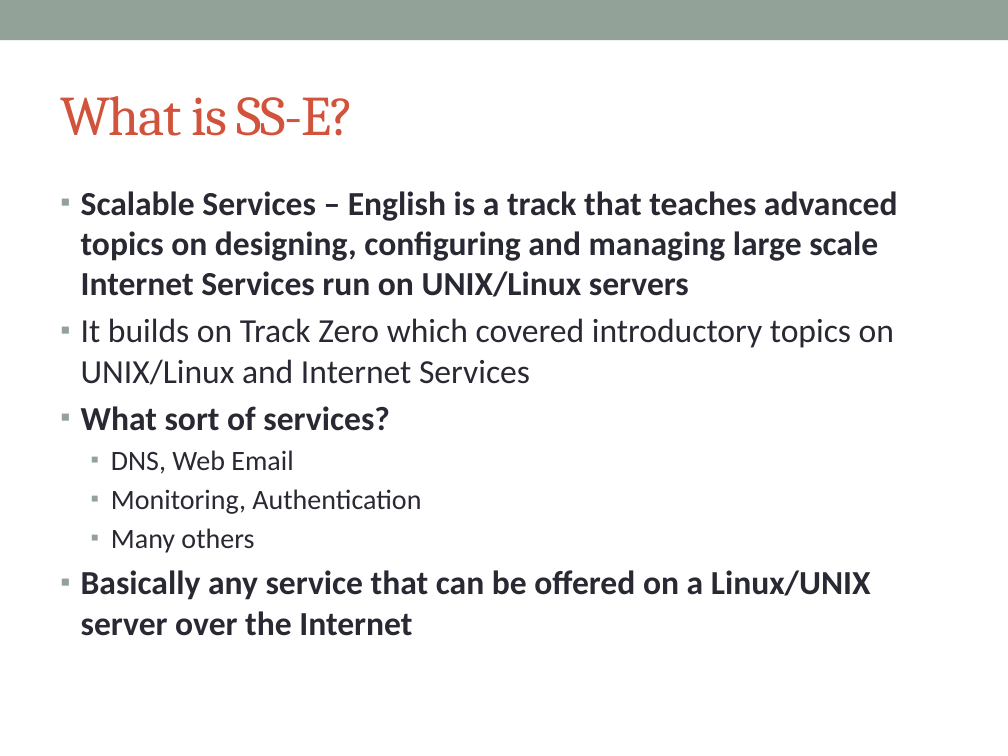
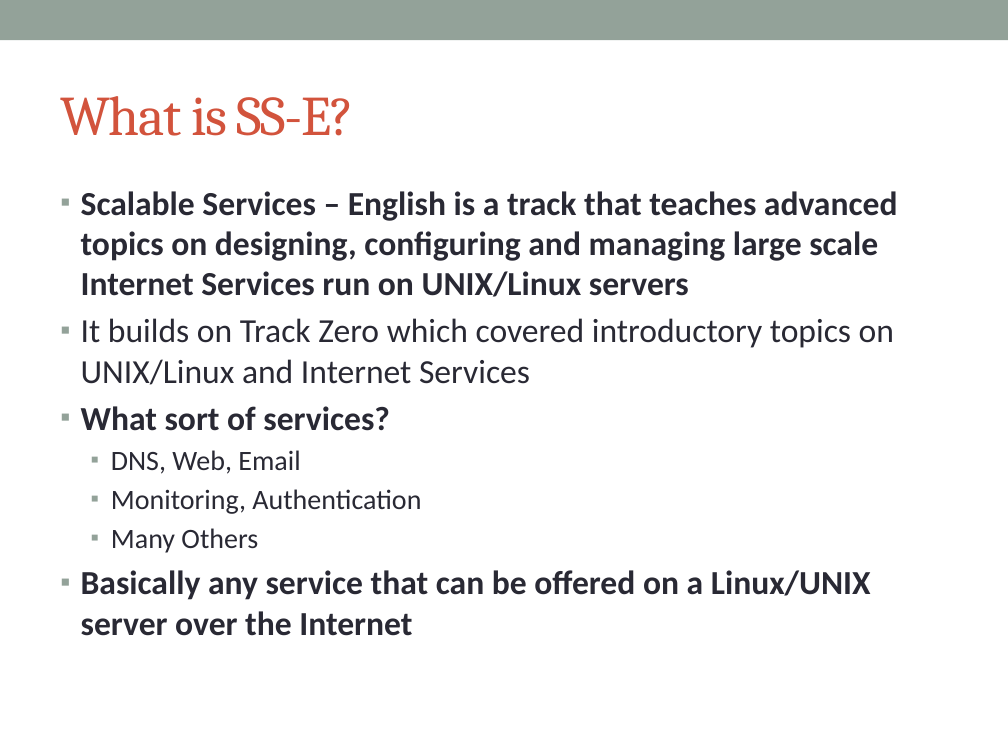
Before and after one commit to afnog/afnog.github.io, a slide deck: slide 2 of sse/intro/IntroPresentation.pptx. Drawn at 1008x756 pixels with LibreOffice and Linux fonts; fonts in the diff are those of the drawing. Boxes give left, top, right and bottom in pixels: in the first picture for what was removed or moved away, otherwise in the second. Text is boxed around its words. In the diff, an @@ line names an element or a change of style, - is before the commit and + after.

```diff
--- a/sse/intro/IntroPresentation.pptx
+++ b/sse/intro/IntroPresentation.pptx
@@ text at <box>111,450,300,474</box>: text changed @@
-  ▪ DNS, Web Email
+  ▪ DNS, Web, Email
@@ text at <box>111,528,258,553</box>: text changed @@
-  ▪ Many others
+  ▪ Many Others
```
Also in this commit, not shown: 12 other slides changed, 4 other files.
